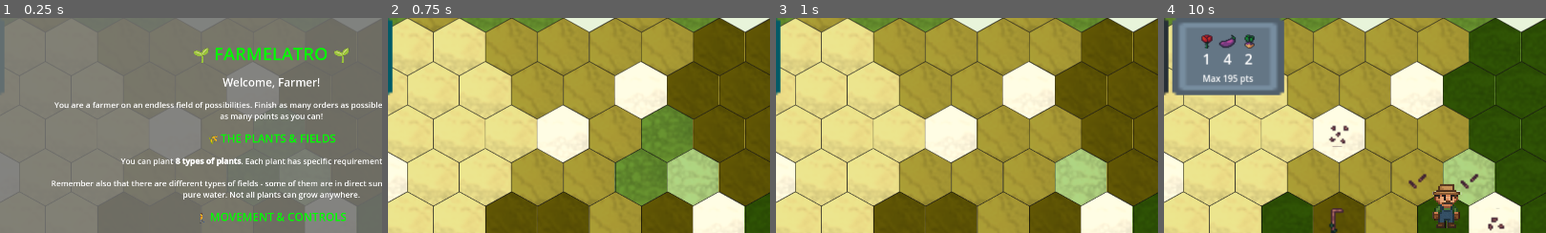
Above: before the commit, frames 1-4 (left to right).
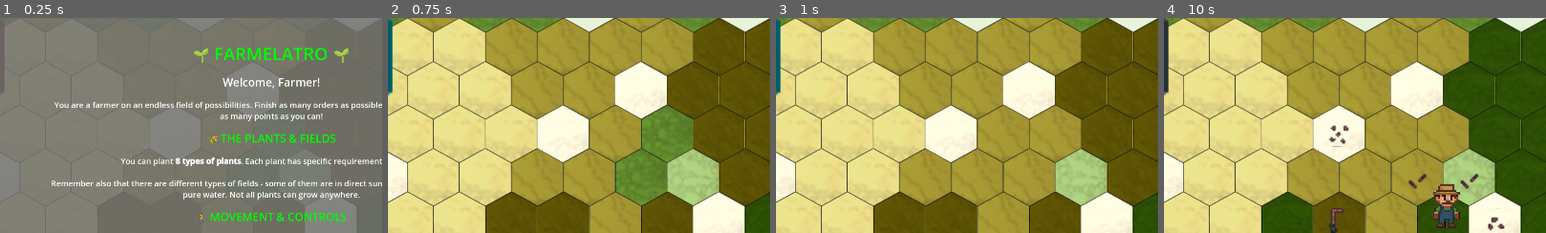
Above: after the commit, the same moments.

Repository: BlueDespero/slavicgamejam2025
Game: Godot game, scene res://main.tscn
Same seed, same stepped clock (60 frames per second), same inputs: the game is played once before the commit and once after it.
Inputs (mouse positions are % of the whole screen's width and height, from its top left):
- Up to frame 1 (0.25 s): no input
- Up to frame 2 (0.75 s): click "Let's farm! 🪏" at 0.5 s
- Up to frame 3 (1 s): no input
- Up to frame 4 (10 s): tap Enter at 1.25 s; move the mouse to (89, 10) at 1.27 s; tap 1 at 1.35, 7.35 s; click (89, 10) at 1.42 s; tap Space at 1.52, 2.27, 3.77, 4.52, 5.27, 6.77, 7.52, 8.27, 9.77 s; move the mouse to (30, 55) at 2.02 s; tap 2 at 2.1, 8.1 s; click (30, 55) at 2.17 s; move the mouse to (60, 28) at 2.77 s; tap 3 at 2.85, 8.85 s; click (60, 28) at 2.92 s; move the mouse to (45, 70) at 3.52 s; tap 4 at 3.6, 9.6 s; click (45, 70) at 3.67 s; move the mouse to (80, 65) at 4.27 s; tap 5 at 4.35 s; click (80, 65) at 4.42 s; move the mouse to (20, 35) at 5.02 s; tap 6 at 5.1 s; click (20, 35) at 5.17 s; move the mouse to (55, 50) at 5.77 s; tap 7 at 5.85 s; click (55, 50) at 5.92 s; move the mouse to (35, 25) at 6.52 s; tap 8 at 6.6 s; click (35, 25) at 6.67 s; move the mouse to (72, 45) at 7.27 s; click (72, 45) at 7.42 s; move the mouse to (30, 55) at 8.02 s; click (30, 55) at 8.17 s; move the mouse to (60, 28) at 8.77 s; click (60, 28) at 8.92 s; move the mouse to (45, 70) at 9.52 s; click (45, 70) at 9.67 s
The pictures show only the part of the screen within x 14-64%, y 0-50%; the shares and areas given below are measured in that part.

The runs differ from the first frame. In frame 4, 11% of the frame differs, in the area x 2-32%, y 0-36%.

Commit message:
Start timers on GameStart button press

Diff:
--- a/EventBus.gd
+++ b/EventBus.gd
@@ -6,3 +6,4 @@
 signal update_storage(key: String, delta: int)
 signal change_score(score_delta: int)
 signal harvest_crops(tile_position: Vector2i)
+signal start_game_button_pressed()
--- a/GUI/order.gd
+++ b/GUI/order.gd
@@ -6,6 +6,7 @@
 
 func _ready() -> void:
 	generate_order()
+	EventBus.start_game_button_pressed.connect($OrderTimeout.start)
 
 func _process(delta: float) -> void:
 	var red_shade = 1 - $OrderTimeout.time_left / $OrderTimeout.wait_time
--- a/GUI/top_bar.gd
+++ b/GUI/top_bar.gd
@@ -3,6 +3,9 @@
 
 func _ready() -> void:
 	EventBus.storage_updated.connect(_check_if_order_fulfilled)
+	$NewOrderTimer.stop()
+	$Orders/OrderTimeout.stop()
+	EventBus.start_game_button_pressed.connect($NewOrderTimer.start)
 
 func _check_if_order_fulfilled(plant_key: String, storage: Dictionary) -> void:
 	var last_storage = storage
--- a/main.gd
+++ b/main.gd
@@ -13,3 +13,7 @@
 # Called every frame. 'delta' is the elapsed time since the previous frame.
 func _process(delta: float) -> void:
 	pass
+
+
+func _on_start_game_button_pressed() -> void:
+	EventBus.start_game_button_pressed.emit()
--- a/main.tscn
+++ b/main.tscn
@@ -98,5 +98,6 @@
 [node name="GameOverTimer" type="Timer" parent="GameOverTimerOnScreen"]
 wait_time = 195.0
 
+[connection signal="pressed" from="HUD/StartGameButton" to="." method="_on_start_game_button_pressed"]
 [connection signal="pressed" from="HUD/StartGameButton" to="HUD" method="_on_start_game_button_pressed"]
 [connection signal="pressed" from="HUD/StartGameButton" to="GameOverTimerOnScreen" method="_on_start_game_button_pressed"]
